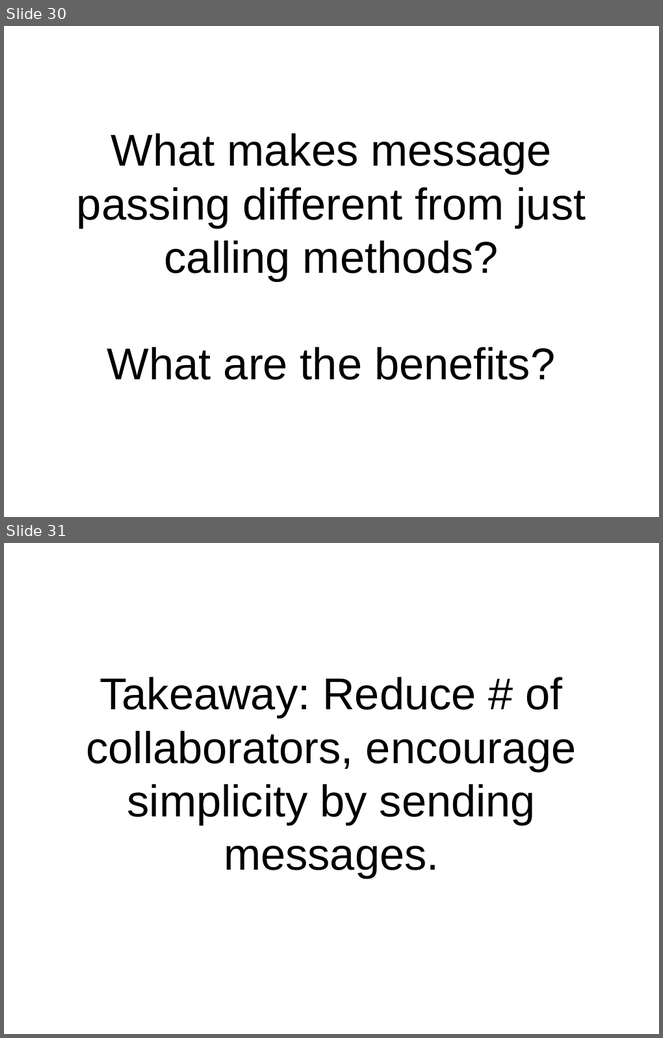
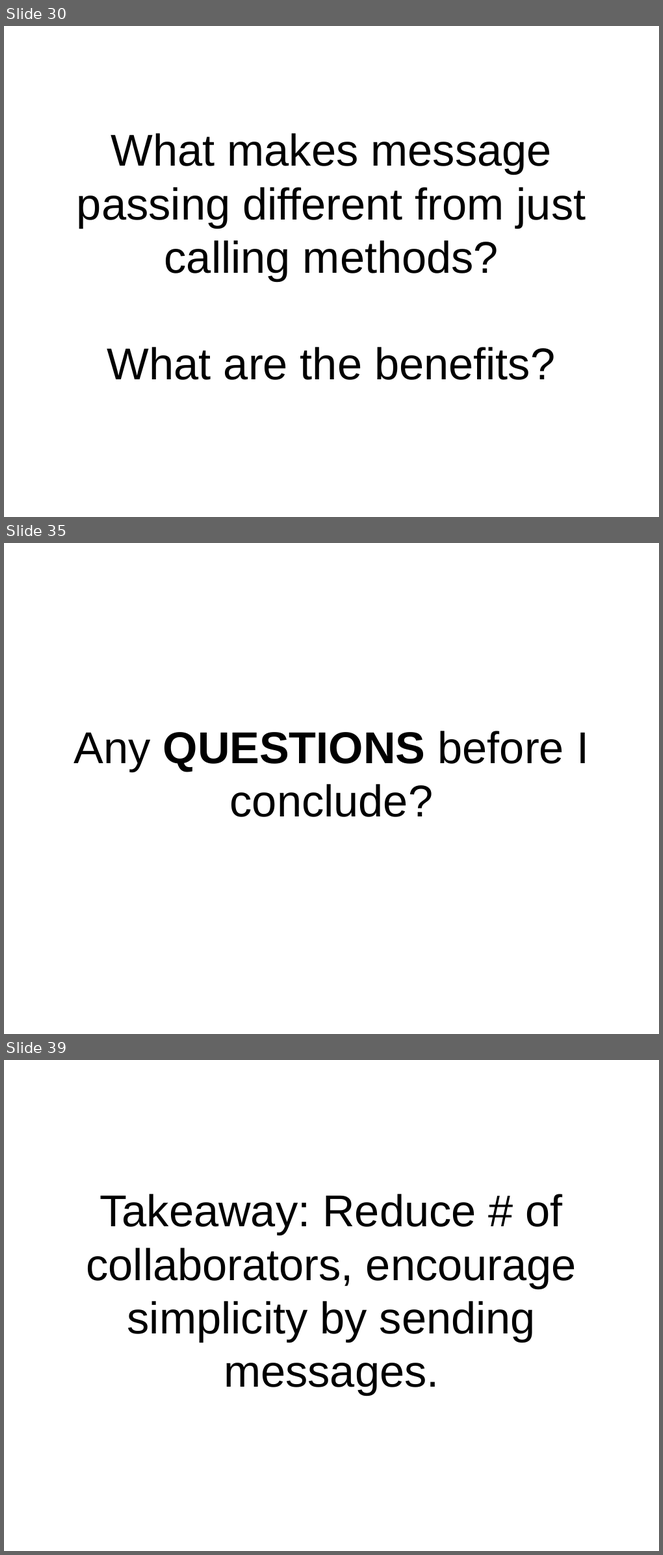
Before and after one commit to pseale/presentation-message-passing, a slide deck: message-passing.odp. Shown one above the other, each under a label of ours: slides 30 and 31 before the commit, slides 30, 35 and 39 after it; the slides between them are not shown. The pictures are 663x1038 and 663x1555 pixels, drawn with LibreOffice and Linux fonts; fonts in the diff are those of the drawing. Boxes give left, top, right and bottom in pixels: in the first picture for what was removed or moved away, otherwise in the second. Text is boxed around its words. In the diff, an @@ line names an element or a change of style, - is before the commit and + after.

```diff
--- a/message-passing.odp
+++ b/message-passing.odp
@@ slide 35 added at <box>4,543,659,1034</box>, background #FFFFFF @@
@@ subtitle added at <box>74,731,589,817</box>, 54 pt, text #000000 @@
+Any QUESTIONS before I conclude?
@@ what was slide 31 is now slide 39 @@
```
Also in this commit, not shown: 2 slides changed, 7 other slides added, 27 other files.
